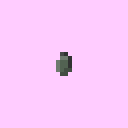
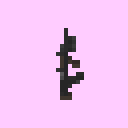
Comparing the layer stacks of the two 128 × 128 images. Changes:
added layer "oc-15-item.xcf" above "Tło" over [56, 28, 84, 100]
